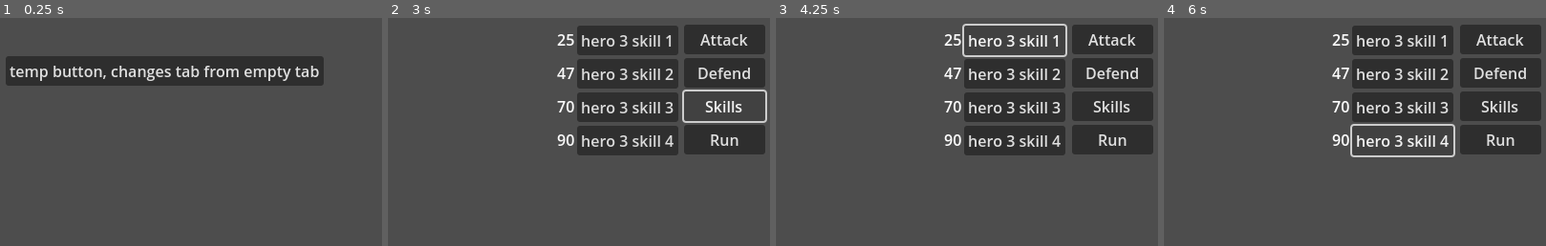
Above: before the commit, frames 1-4 (left to right).
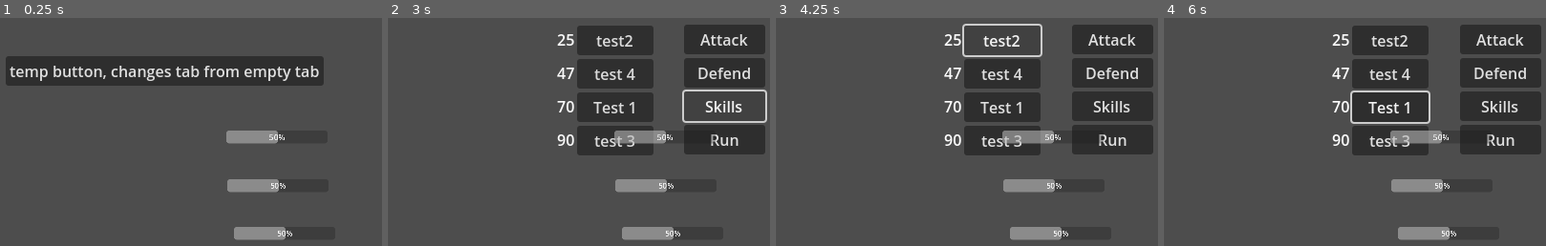
Above: after the commit, the same moments.

Repository: Tigeagle2/Final_team_game_CS399
Game: Godot game, scene res://scenes/battle.tscn
Same seed, same stepped clock (60 frames per second), same inputs: the game is played once before the commit and once after it. This scene is started directly instead of the project's main scene.
Inputs:
- Up to frame 1 (0.25 s): no input
- Up to frame 2 (3 s): click "temp button, changes tab from…" at 0.5 s; click "Attack" at 1.25 s; click "Defend" at 2 s; click "Skills" at 2.75 s
- Up to frame 3 (4.25 s): click "hero 3 skill 1" (after the commit: "test2") at 3.5 s
- Up to frame 4 (6 s): click "hero 3 skill 2" (after the commit: "test 4") at 4.25 s; click "hero 3 skill 3" (after the commit: "Test 1") at 5 s; click "hero 3 skill 4" (after the commit: "test 3") at 5.75 s

The runs differ from the first frame. In frame 1, 2.4% of the frame differs, in the area x 59-77%, y 49-98%; in frame 2, 7.2%; in frame 3, 6.7%; in frame 4, 7.8%, in the area x 48-86%, y 3-98%.

Commit message:
worked on more ui stuff

Diff:
--- a/Resource Files/temp_move_1.tres
+++ b/Resource Files/temp_move_1.tres
@@ -4,5 +4,6 @@
 
 [resource]
 script = ExtResource("1_fnvmd")
+move_name = "Test 1"
 energy_cost = 70
 metadata/_custom_type_script = "uid://cuyg0w6vqilaa"
--- a/Resource Files/temp_move_2.tres
+++ b/Resource Files/temp_move_2.tres
@@ -4,5 +4,6 @@
 
 [resource]
 script = ExtResource("1_drta2")
+move_name = "test2"
 energy_cost = 25
 metadata/_custom_type_script = "uid://cuyg0w6vqilaa"
--- a/Resource Files/temp_move_3.tres
+++ b/Resource Files/temp_move_3.tres
@@ -4,5 +4,6 @@
 
 [resource]
 script = ExtResource("1_t2kys")
+move_name = "test 3"
 energy_cost = 90
 metadata/_custom_type_script = "uid://cuyg0w6vqilaa"
--- a/Resource Files/temp_move_4.tres
+++ b/Resource Files/temp_move_4.tres
@@ -4,5 +4,6 @@
 
 [resource]
 script = ExtResource("1_bu8x0")
+move_name = "test 4"
 energy_cost = 47
 metadata/_custom_type_script = "uid://cuyg0w6vqilaa"
--- a/battle_system/battler.gd
+++ b/battle_system/battler.gd
@@ -2,7 +2,7 @@
 
 @export_category("STATS")
 @export var max_health: float
-var health: float
+var health: float = 50
 @export var max_energy: float
 var energy: float
 @export var speed: float
@@ -13,7 +13,7 @@
 @export var move_array: Array[Move]
 
 var selected_move: Move
-
+signal health_updated
 func _ready():
 	pass
 
--- a/battle_system/move.gd
+++ b/battle_system/move.gd
@@ -1,5 +1,6 @@
 class_name Move extends Resource
 
+@export var move_name: String
 @export var animation_name: StringName
 @export var rebound_animation_name: StringName
 @export var target_animation_name: StringName
--- a/scenes/battle.tscn
+++ b/scenes/battle.tscn
@@ -11,9 +11,12 @@
 [ext_resource type="Script" uid="uid://cuyg0w6vqilaa" path="res://battle_system/move.gd" id="7_f4pi3"]
 [ext_resource type="Resource" uid="uid://bsoaps4spaalm" path="res://Resource Files/temp_move_3.tres" id="8_22uqi"]
 [ext_resource type="Resource" uid="uid://day8nf58cjys6" path="res://Resource Files/temp_move_4.tres" id="9_6ni85"]
+[ext_resource type="PackedScene" uid="uid://dfxjl4e74c0se" path="res://scenes/ui_scenes/health_bar.tscn" id="10_03edq"]
 
 [node name="battle" type="Node2D"]
 script = ExtResource("1_lpir7")
+
+[node name="AudioStreamPlayer" type="AudioStreamPlayer" parent="."]
 
 [node name="fight_screen_ui" parent="." instance=ExtResource("1_dn72j")]
 unique_name_in_owner = true
@@ -27,6 +30,13 @@
 move_array = Array[ExtResource("7_f4pi3")]([null, null, ExtResource("6_66ngm"), ExtResource("7_03edq"), ExtResource("8_22uqi"), ExtResource("9_6ni85")])
 metadata/_custom_type_script = "uid://dyu8a5asjyy4h"
 
+[node name="health_bar" parent="hero_infight_1" node_paths=PackedStringArray("linked_node") instance=ExtResource("10_03edq")]
+offset_left = -55.0
+offset_top = 9.0
+offset_right = -55.0
+offset_bottom = 9.0
+linked_node = NodePath("../Battler")
+
 [node name="hero_infight_2" parent="." instance=ExtResource("3_a12nh")]
 unique_name_in_owner = true
 position = Vector2(371, 239)
@@ -35,6 +45,13 @@
 script = ExtResource("4_4k1nj")
 move_array = Array[ExtResource("7_f4pi3")]([null, null, ExtResource("9_6ni85"), ExtResource("8_22uqi"), ExtResource("7_03edq"), ExtResource("6_66ngm")])
 metadata/_custom_type_script = "uid://dyu8a5asjyy4h"
+
+[node name="health_bar" parent="hero_infight_2" node_paths=PackedStringArray("linked_node") instance=ExtResource("10_03edq")]
+offset_left = -53.0
+offset_top = 7.0
+offset_right = -53.0
+offset_bottom = 7.0
+linked_node = NodePath("../../hero_infight_3/Battler")
 
 [node name="hero_infight_3" parent="." instance=ExtResource("4_lpir7")]
 unique_name_in_owner = true
@@ -45,4 +62,18 @@
 move_array = Array[ExtResource("7_f4pi3")]([null, null, ExtResource("7_03edq"), ExtResource("9_6ni85"), ExtResource("6_66ngm"), ExtResource("8_22uqi")])
 metadata/_custom_type_script = "uid://dyu8a5asjyy4h"
 
-[node name="AudioStreamPlayer" type="AudioStreamPlayer" parent="."]
+[node name="health_bar" parent="hero_infight_3" node_paths=PackedStringArray("linked_node") instance=ExtResource("10_03edq")]
+offset_left = -50.0
+offset_top = 9.0
+offset_right = -50.0
+offset_bottom = 9.0
+linked_node = NodePath("../Battler")
+
+[node name="enemy_1_marker" type="Marker2D" parent="."]
+position = Vector2(51, 241)
+
+[node name="enemy_2_marker" type="Marker2D" parent="."]
+position = Vector2(50, 297)
+
+[node name="enemy_3_marker" type="Marker2D" parent="."]
+position = Vector2(51, 195)
--- a/scenes/ui_scenes/health_bar.tscn
+++ b/scenes/ui_scenes/health_bar.tscn
@@ -7,13 +7,14 @@
 anchors_preset = 15
 anchor_right = 1.0
 anchor_bottom = 1.0
+offset_right = -480.0
+offset_bottom = -320.0
 grow_horizontal = 2
 grow_vertical = 2
 script = ExtResource("1_f2rr2")
 
 [node name="ProgressBar" type="ProgressBar" parent="."]
 layout_mode = 0
-offset_left = 81.0
-offset_top = 148.0
-offset_right = 411.0
-offset_bottom = 180.0
+offset_right = 212.0
+offset_bottom = 27.0
+scale = Vector2(0.5, 0.5)
--- /dev/null
+++ b/scenes/ui_scenes/target_selector.tscn
@@ -0,0 +1,12 @@
+[gd_scene load_steps=2 format=3 uid="uid://dvekmdhhkip88"]
+
+[ext_resource type="Script" uid="uid://dgapujklfjpe3" path="res://scripts/ui_scripts/target_selector.gd" id="1_drkpd"]
+
+[node name="target_selector" type="Control"]
+layout_mode = 3
+anchors_preset = 15
+anchor_right = 1.0
+anchor_bottom = 1.0
+grow_horizontal = 2
+grow_vertical = 2
+script = ExtResource("1_drkpd")
--- a/scripts/ui_scripts/fight_ui_scripts/fight_screen_ui.gd
+++ b/scripts/ui_scripts/fight_ui_scripts/fight_screen_ui.gd
@@ -19,7 +19,6 @@
 func change_current_tab():
 	if %TabContainer.current_tab == %TabContainer.get_tab_count() - 1:
 		%TabContainer.set_current_tab(0)
-		# Put code that sends the attacks to the turn controller here, or call a function
 	else:
 		%TabContainer.set_current_tab(%TabContainer.current_tab + 1)
 	if %TabContainer.get_current_tab_control().has_method("input_focus") && Input.get_connected_joypads().size() > 0:
@@ -29,7 +28,7 @@
 func on_change_tab():
 	change_current_tab()
 
-
+#temp function. to be replaced once the battle system gets implimented. will be replaced by code that forces a tab change at the end of a turn
 func _on_button_pressed() -> void:
 	change_current_tab()
 
--- a/scripts/ui_scripts/fight_ui_scripts/hero_ui.gd
+++ b/scripts/ui_scripts/fight_ui_scripts/hero_ui.gd
@@ -22,42 +22,29 @@
 signal hero_move(index: int, hero_num: int)
 # Called when the node enters the scene tree for the first time.
 func _ready() -> void:
-	setup_menu()
+	%skill_menu.modulate.a = 0
 
 # Called every frame. 'delta' is the elapsed time since the previous frame.
 func _process(delta: float) -> void:
 	pass
-func setup_menu():
-	%skill_menu.modulate.a = 0
-	if hero_id == 0:
-		%skill_1_button.set_text("hero 1 skill 1")
-		%skill_2_button.set_text("hero 1 skill 2")
-		%skill_3_button.set_text("hero 1 skill 3")
-		%skill_4_button.set_text("hero 1 skill 4")
-	elif hero_id == 1:
-		%skill_1_button.set_text("hero 2 skill 1")
-		%skill_2_button.set_text("hero 2 skill 2")
-		%skill_3_button.set_text("hero 2 skill 3")
-		%skill_4_button.set_text("hero 2 skill 4")
-	elif hero_id == 2:
-		%skill_1_button.set_text("hero 3 skill 1")
-		%skill_2_button.set_text("hero 3 skill 2")
-		%skill_3_button.set_text("hero 3 skill 3")
-		%skill_4_button.set_text("hero 3 skill 4")
-	else:
-		print("invalid hero selection")
-		get_tree().quit(1843)
-
 func setup_battler():
 	if battler == null:
 		return
 	for i in range(battler.move_array.size()):
 		var move_resource = battler.move_array[i]
 		match i:
-			2: skill_1_required_energy = move_resource.energy_cost
-			3: skill_2_required_energy = move_resource.energy_cost
-			4: skill_3_required_energy = move_resource.energy_cost
-			5: skill_4_required_energy = move_resource.energy_cost
+			2:
+				skill_1_required_energy = move_resource.energy_cost
+				%skill_1_button.set_text(move_resource.move_name)
+			3:
+				skill_2_required_energy = move_resource.energy_cost
+				%skill_2_button.set_text(move_resource.move_name)
+			4:
+				skill_3_required_energy = move_resource.energy_cost
+				%skill_3_button.set_text(move_resource.move_name)
+			5:
+				skill_4_required_energy = move_resource.energy_cost
+				%skill_4_button.set_text(move_resource.move_name)
 	%skill_1_button/energy_label.set_text(str(skill_1_required_energy))
 	%skill_2_button/energy_label.set_text(str(skill_2_required_energy))
 	%skill_3_button/energy_label.set_text(str(skill_3_required_energy))
--- a/scripts/ui_scripts/health_bar.gd
+++ b/scripts/ui_scripts/health_bar.gd
@@ -1,10 +1,20 @@
 extends Control
 @export  var linked_node: Node = null
+var valid_node: bool = false
 
 # Called when the node enters the scene tree for the first time.
 func _ready() -> void:
-	if "health" in linked_node:
-		pass
+	if linked_node != null:
+		if linked_node.has_signal("health_updated"):
+			linked_node.health_updated.connect(_on_health_updated)
+			valid_node = true
+		if valid_node == true:
+			#place code to get health value
+			$ProgressBar.set_value(linked_node.health)
+			pass
 # Called every frame. 'delta' is the elapsed time since the previous frame.
 func _process(delta: float) -> void:
 	pass
+func _on_health_updated():
+	#update the health bar
+	pass
--- /dev/null
+++ b/scripts/ui_scripts/target_selector.gd
@@ -0,0 +1,10 @@
+extends Control
+enum EntityType { PLAYER, ENEMY }
+@export var type: EntityType = EntityType.ENEMY
+func _ready() -> void:
+	pass # Replace with function body.
+
+
+# Called every frame. 'delta' is the elapsed time since the previous frame.
+func _process(delta: float) -> void:
+	pass
Not shown: 1 places in scenes/battle.tscn that only renumber resources
Not shown, added: scripts/ui_scripts/target_selector.gd.uid
